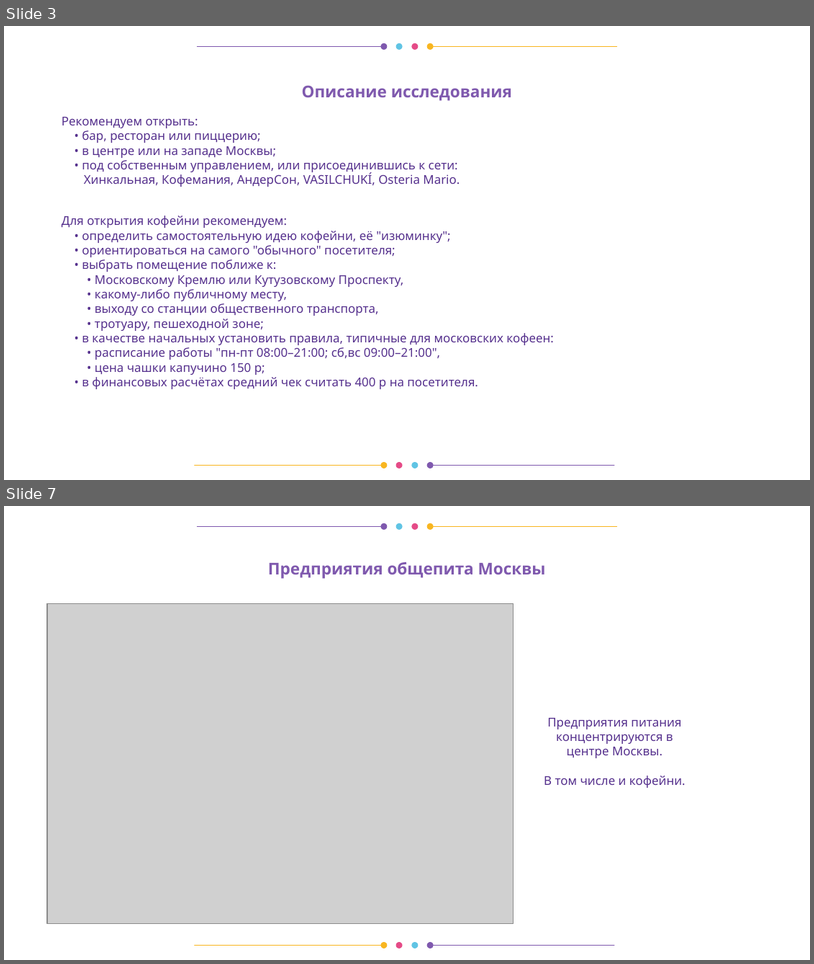
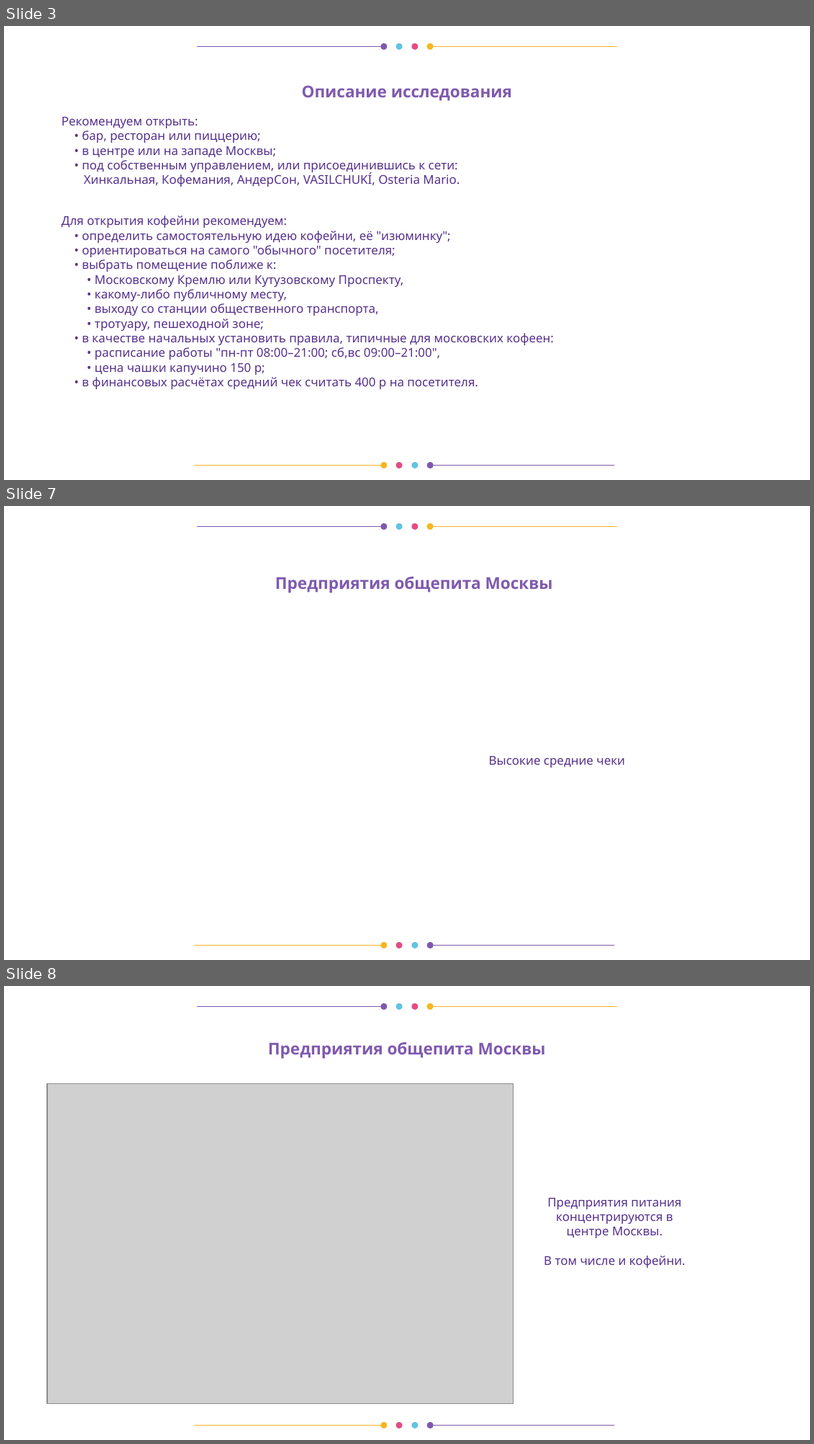
Before and after one commit to okeangel/da_portfolio, a slide deck: practicum/week_21_presentation_catering_in_moscow.odp. Shown one above the other, each under a label of ours: slides 3 and 7 before the commit, slides 3, 7 and 8 after it; the slides between them are not shown. The pictures are 814x964 and 814x1444 pixels, drawn with LibreOffice and Linux fonts; fonts in the diff are those of the drawing; grey boxes stand for pictures. Boxes give left, top, right and bottom in pixels: in the first picture for what was removed or moved away, otherwise in the second. Text is boxed around its words. In the diff, an @@ line names an element or a change of style, - is before the commit and + after.

```diff
--- a/practicum/week_21_presentation_catering_in_moscow.odp
+++ b/practicum/week_21_presentation_catering_in_moscow.odp
@@ slide 7 added at bbox=[4, 506, 810, 960], background #FFFFFF; not listed: 12 template elements that a slide beside it also shows @@
@@ title added at bbox=[275, 577, 553, 593], 16 pt, text #7F59AE, bold @@
+Предприятия общепита Москвы
@@ title added at bbox=[489, 756, 625, 767], 12 pt, text #55308D @@
+Высокие средние чеки
@@ what was slide 7 is now slide 8 @@
```
Also in this commit, not shown: 4 slides changed, 1 other slide added, 2 slides removed, 1 other file.
